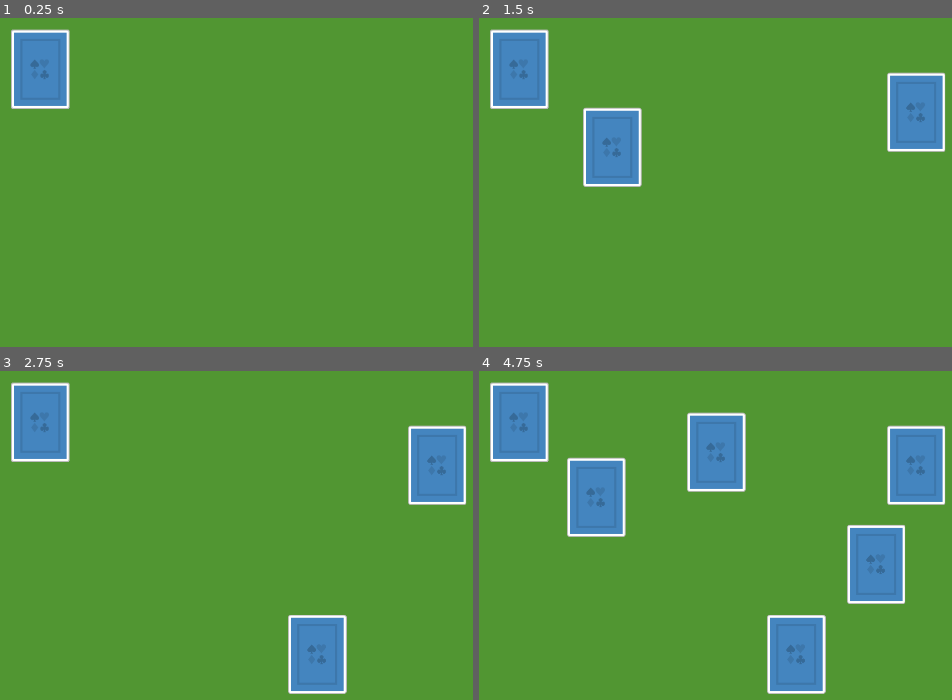
Above: before the commit, frames 1-4 (two rows, left to right).
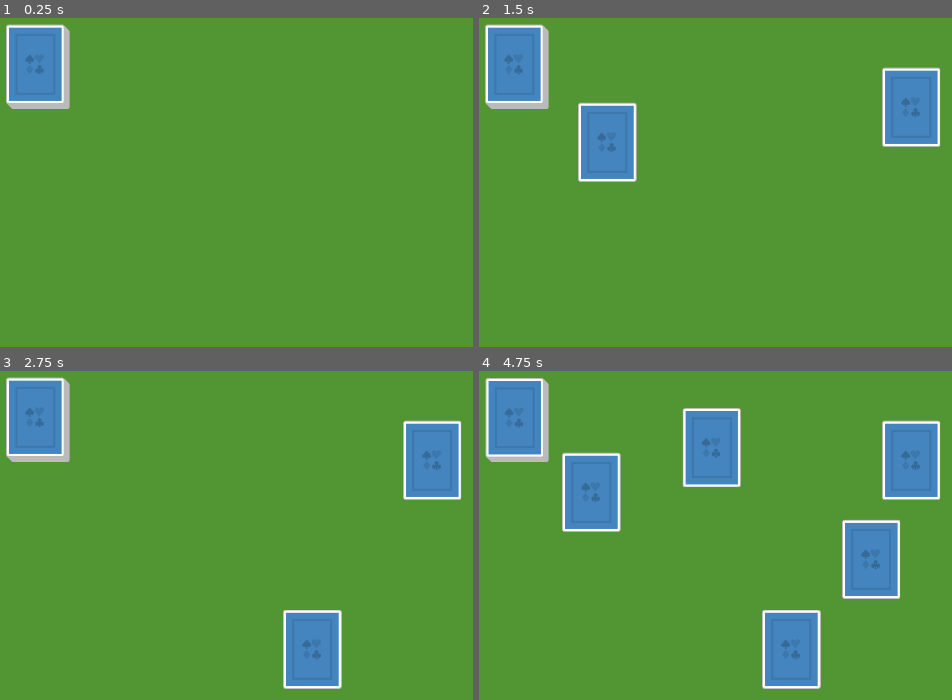
Above: after the commit, the same moments.

Repository: kamidesigns/godot-game-design
Game: Godot game, scene res://Scenes/game.tscn
Two runs of this game, one before a commit and one after it. Both use one fixed random seed, a clock stepped at 60 frames per second and the inputs below.
Inputs (mouse positions are in pixels of both pictures, inside the frame that each line leads up to):
- Up to frame 1 (0.25 s): no input
- Up to frame 2 (1.5 s): tap Enter at 0.5 s; drag from (521, 70) to (914, 113) at 0.52 s; tap Space at 1.25 s; drag from (521, 70) to (795, 300) at 1.27 s
- Up to frame 3 (2.75 s): tap Enter at 2 s; move the mouse to (42, 423) at 2.02 s; click (42, 423) at 2.1 s
- Up to frame 4 (4.75 s): tap Space at 2.75, 4.25 s; drag from (521, 423) to (597, 496) at 2.77 s; tap Enter at 3.5 s; drag from (521, 423) to (876, 565) at 3.52 s; drag from (521, 423) to (715, 449) at 4.27 s

The runs differ from the first frame. In frame 1, 1.4% of the frame differs, in the area x 1-15%, y 1-28%; in frame 2, 4.4%; in frame 3, 4.3%; in frame 4, 8.6%, in the area x 1-99%, y 2-99%.

Commit message:
Solitaire - fix shuffle and add deck card position on x axis

Diff:
--- a/Solitaire/Scenes/Deck/deck.gd
+++ b/Solitaire/Scenes/Deck/deck.gd
@@ -10,20 +10,25 @@
 
 var rng = RandomNumberGenerator.new()
 
-func _ready():
-	for suit in suits:
-		for rank in ranks:
-			var card : Card = Card.create_card(suit, rank)
-			card.position = Vector2(200,200)
+func _enter_tree():
+	for i in len(suits):
+		for j in len(ranks):
+			var card : Card = Card.create_card(suits[i], ranks[j])
+			card.position = Vector2(200 - ((len(ranks) * i + j) / 4),200 - ((len(ranks) * i + j) / 4))
 			add_child(card)
+	shuffle()
 
 func shuffle():
-	for i in range(get_children().size() - 1):
+	for i in range(get_children().size()):
 		var random_index = rng.randi_range(0, i + 1)
 		var child1 : Node = get_child(i)
 		var child2 : Node = get_child(random_index)
 		move_child(child1, random_index)
 		move_child(child2, i)
+		var old_position : Vector2 = child1.position
+		child1.position = child2.position
+		child2.position = old_position
+
 
 static func create_deck() -> Deck:
 	var new_deck: Deck = my_scene.instantiate()
--- a/Solitaire/Scenes/game.gd
+++ b/Solitaire/Scenes/game.gd
@@ -7,7 +7,6 @@
 
 func init_game():
 	var deck : Deck = Deck.create_deck()
-	deck.shuffle()
 	$CanvasLayer.add_child(deck)
 
 func _ready():
